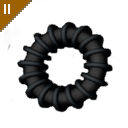
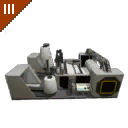
Before/after of a 128×128 layered artwork. What changed in the layer stack:
showed "T3" over <box>0,0,34,38</box>
hid "T2" over <box>0,0,34,38</box>
added layer "auto_loom_t2" in group "Tiers" over <box>0,0,125,105</box>
moved "magnet_basic" into group "Gruppe 6" over <box>0,0,115,113</box>
